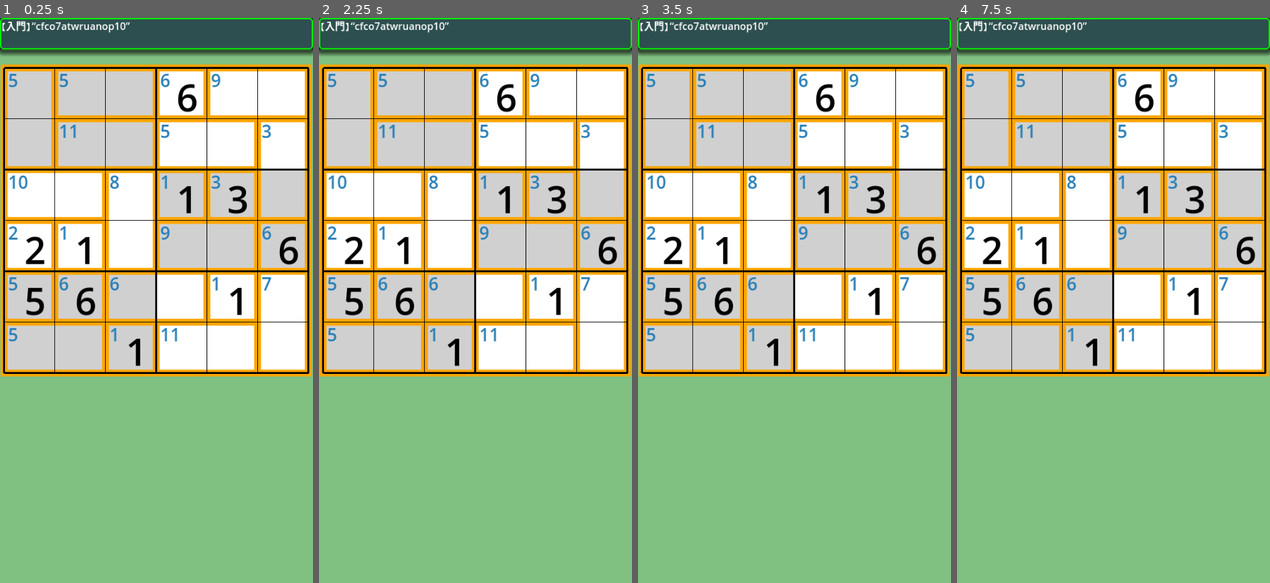
Above: before the commit, frames 1-4 (left to right).
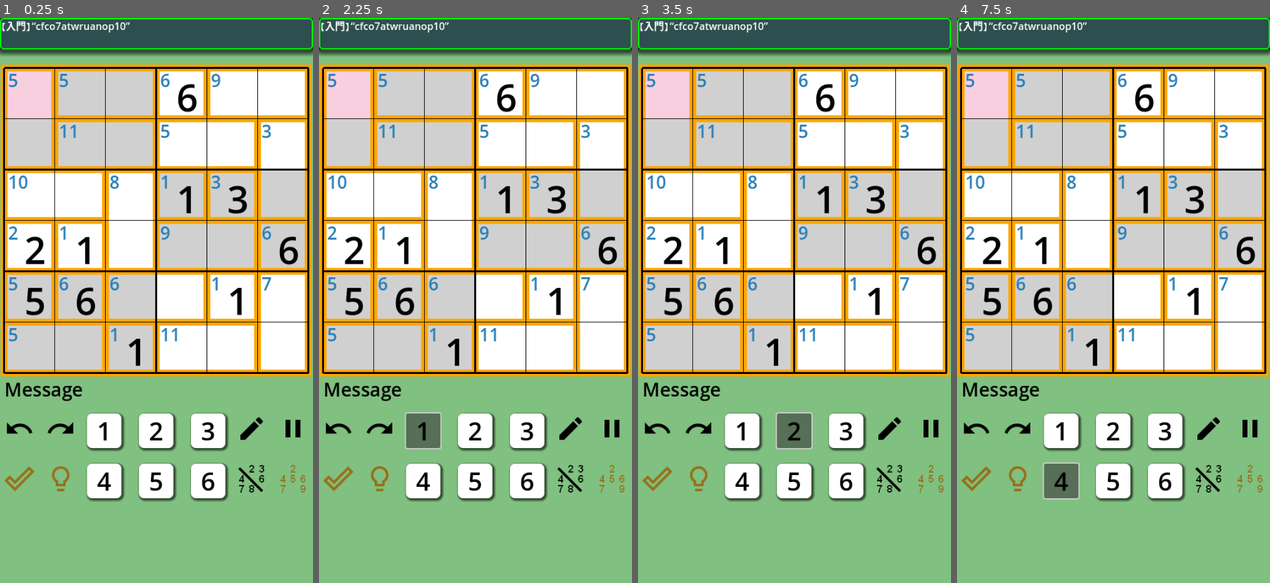
Above: after the commit, the same moments.

Repository: vivisuke/GD4KillerSudoku6
Game: Godot game, scene res://main_scene.tscn
The game is run twice, just before and just after one commit, with the same random seed, the same clock (stepped at 60 frames per second) and the same inputs.
Inputs (mouse positions are in pixels of both pictures, inside the frame that each line leads up to):
- Up to frame 1 (0.25 s): no input
- Up to frame 2 (2.25 s): click (337, 430) at 0.52 s; click (378, 430) at 1.27 s; click (422, 430) at 2 s, where only the run after the commit has a clickable "1"
- Up to frame 3 (3.5 s): click (794, 430) at 2.75 s, where only the run after the commit has a clickable "2"
- Up to frame 4 (7.5 s): click (1163, 430) at 3.5 s, where only the run after the commit has a clickable "3"; click (1207, 430) at 4.27 s; click (1251, 430) at 5.02 s; click (975, 481) at 5.77 s; click (1016, 481) at 6.52 s; click (1060, 481) at 7.25 s, where only the run after the commit has a clickable "4"

The runs differ from the first frame. In frame 1, 7.2% of the frame differs, in the area x 1-98%, y 9-86%; in frame 2, 7.2%; in frame 3, 7.2%; in frame 4, 7.1%.

Commit message:
0020 ◎ C 04/05 04/05 0.001│ToDo│セルカーソル表示用タイルマップ設置

Diff:
--- a/GD4KillerSudoku6/main_scene.tscn
+++ b/GD4KillerSudoku6/main_scene.tscn
@@ -1,10 +1,46 @@
-[gd_scene load_steps=6 format=3 uid="uid://df63unibnxvr5"]
+[gd_scene load_steps=25 format=3 uid="uid://df63unibnxvr5"]
 
 [ext_resource type="Script" path="res://scripts/main_scene.gd" id="1_j8s1i"]
 [ext_resource type="Script" path="res://scripts/TitleBar.gd" id="1_ltfgv"]
 [ext_resource type="Script" path="res://scripts/Board.gd" id="2_n82ed"]
 [ext_resource type="Script" path="res://scripts/Grid.gd" id="3_kpcp0"]
 [ext_resource type="Script" path="res://scripts/CageGrid.gd" id="3_xly3w"]
+[ext_resource type="Texture2D" uid="uid://bbgobjrm6nkxf" path="res://images/lightpink_81x81.png" id="4_6xb5c"]
+[ext_resource type="Texture2D" uid="uid://cqec3tqrevdpa" path="res://images/undo_black.png" id="6_al8fh"]
+[ext_resource type="Texture2D" uid="uid://csupj8245mj3o" path="res://images/undo_white.png" id="7_mp20d"]
+[ext_resource type="Texture2D" uid="uid://b1vvkieh6sjf3" path="res://images/undo_gray.png" id="8_83f3t"]
+[ext_resource type="Texture2D" uid="uid://cvj6brboxtj1q" path="res://images/space10.png" id="9_8mpbk"]
+[ext_resource type="Texture2D" uid="uid://b151q57nusn3s" path="res://images/redo_black.png" id="10_rhvmb"]
+[ext_resource type="Texture2D" uid="uid://cmqujhuw7k6rj" path="res://images/redo_white.png" id="11_pfk2j"]
+[ext_resource type="Texture2D" uid="uid://bn4ufuo8thvrx" path="res://images/redo_gray.png" id="12_dbcp6"]
+[ext_resource type="Texture2D" uid="uid://it0eddfgj7sb" path="res://images/space20.png" id="13_fek0i"]
+[ext_resource type="Texture2D" uid="uid://ct15mdlkveiit" path="res://images/edit_black.png" id="14_vf4va"]
+[ext_resource type="Texture2D" uid="uid://b7141qep11cnj" path="res://images/pause_black.png" id="15_o8hf8"]
+[ext_resource type="Texture2D" uid="uid://0fbmfla731tm" path="res://images/done_gold.png" id="16_kqex0"]
+[ext_resource type="Texture2D" uid="uid://b2u05a47ei3hu" path="res://images/lightbulb_gold.png" id="17_l0r4j"]
+[ext_resource type="Texture2D" uid="uid://dqpj3aq71555v" path="res://images/delMemo.png" id="18_ot622"]
+[ext_resource type="Texture2D" uid="uid://cbw1phdyy6ej4" path="res://images/auto_candidates_gold.png" id="19_724fu"]
+
+[sub_resource type="TileSetAtlasSource" id="TileSetAtlasSource_l5jc0"]
+texture = ExtResource("4_6xb5c")
+texture_region_size = Vector2i(81, 81)
+0:0/0 = 0
+
+[sub_resource type="TileSet" id="TileSet_sghhw"]
+tile_size = Vector2i(81, 81)
+sources/0 = SubResource("TileSetAtlasSource_l5jc0")
+
+[sub_resource type="StyleBoxFlat" id="StyleBoxFlat_rp0c4"]
+bg_color = Color(1, 1, 1, 1)
+corner_radius_top_left = 8
+corner_radius_top_right = 8
+corner_radius_bottom_right = 8
+corner_radius_bottom_left = 8
+shadow_size = 4
+shadow_offset = Vector2(2, 2)
+
+[sub_resource type="StyleBoxFlat" id="StyleBoxFlat_1av8t"]
+bg_color = Color(0.160784, 0.501961, 0.72549, 1)
 
 [node name="MainScene" type="Node2D"]
 script = ExtResource("1_j8s1i")
@@ -32,6 +68,11 @@
 offset_bottom = 566.0
 script = ExtResource("2_n82ed")
 
+[node name="TileMap" type="TileMap" parent="Board"]
+tile_set = SubResource("TileSet_sghhw")
+format = 2
+layer_0/tile_data = PackedInt32Array(0, 0, 0)
+
 [node name="CageGrid" type="ColorRect" parent="Board"]
 layout_mode = 0
 offset_right = 40.0
@@ -45,3 +86,178 @@
 offset_bottom = 40.0
 color = Color(1, 1, 1, 0)
 script = ExtResource("3_kpcp0")
+
+[node name="MessLabel" type="Label" parent="."]
+offset_left = 7.0
+offset_top = 570.0
+offset_right = 492.0
+offset_bottom = 618.0
+theme_override_colors/font_color = Color(0, 0, 0, 1)
+theme_override_font_sizes/font_size = 30
+text = "Message"
+
+[node name="HBC1" type="HBoxContainer" parent="."]
+offset_top = 630.0
+offset_right = 500.0
+offset_bottom = 685.0
+alignment = 1
+
+[node name="UndoButton" type="TextureButton" parent="HBC1"]
+layout_mode = 2
+texture_normal = ExtResource("6_al8fh")
+texture_pressed = ExtResource("7_mp20d")
+texture_disabled = ExtResource("8_83f3t")
+
+[node name="Space1" type="TextureRect" parent="HBC1"]
+layout_mode = 2
+texture = ExtResource("9_8mpbk")
+
+[node name="RedoButton" type="TextureButton" parent="HBC1"]
+layout_mode = 2
+texture_normal = ExtResource("10_rhvmb")
+texture_pressed = ExtResource("11_pfk2j")
+texture_disabled = ExtResource("12_dbcp6")
+
+[node name="Space2" type="TextureRect" parent="HBC1"]
+layout_mode = 2
+texture = ExtResource("9_8mpbk")
+
+[node name="Button1" type="Button" parent="HBC1"]
+custom_minimum_size = Vector2(55, 55)
+layout_mode = 2
+theme_override_colors/font_color = Color(0, 0, 0, 1)
+theme_override_colors/font_pressed_color = Color(0, 0, 0, 1)
+theme_override_colors/font_hover_color = Color(0, 0, 0, 1)
+theme_override_font_sizes/font_size = 40
+theme_override_styles/normal = SubResource("StyleBoxFlat_rp0c4")
+theme_override_styles/pressed = SubResource("StyleBoxFlat_1av8t")
+text = "1"
+
+[node name="Space3" type="TextureRect" parent="HBC1"]
+layout_mode = 2
+texture = ExtResource("13_fek0i")
+
+[node name="Button2" type="Button" parent="HBC1"]
+custom_minimum_size = Vector2(55, 55)
+layout_mode = 2
+theme_override_colors/font_color = Color(0, 0, 0, 1)
+theme_override_colors/font_pressed_color = Color(0, 0, 0, 1)
+theme_override_colors/font_hover_color = Color(0, 0, 0, 1)
+theme_override_font_sizes/font_size = 40
+theme_override_styles/normal = SubResource("StyleBoxFlat_rp0c4")
+theme_override_styles/pressed = SubResource("StyleBoxFlat_1av8t")
+text = "2
+"
+
+[node name="Space4" type="TextureRect" parent="HBC1"]
+layout_mode = 2
+texture = ExtResource("13_fek0i")
+
+[node name="Button3" type="Button" parent="HBC1"]
+custom_minimum_size = Vector2(55, 55)
+layout_mode = 2
+theme_override_colors/font_color = Color(0, 0, 0, 1)
+theme_override_colors/font_pressed_color = Color(0, 0, 0, 1)
+theme_override_colors/font_hover_color = Color(0, 0, 0, 1)
+theme_override_font_sizes/font_size = 40
+theme_override_styles/normal = SubResource("StyleBoxFlat_rp0c4")
+theme_override_styles/pressed = SubResource("StyleBoxFlat_1av8t")
+text = "3
+"
+
+[node name="Space5" type="TextureRect" parent="HBC1"]
+layout_mode = 2
+texture = ExtResource("9_8mpbk")
+
+[node name="MemoButton" type="TextureButton" parent="HBC1"]
+layout_mode = 2
+texture_normal = ExtResource("14_vf4va")
+
+[node name="Space6" type="TextureRect" parent="HBC1"]
+layout_mode = 2
+texture = ExtResource("9_8mpbk")
+
+[node name="PauseButton" type="TextureButton" parent="HBC1"]
+layout_mode = 2
+texture_normal = ExtResource("15_o8hf8")
+
+[node name="HBC2" type="HBoxContainer" parent="."]
+offset_top = 710.0
+offset_right = 500.0
+offset_bottom = 765.0
+alignment = 1
+
+[node name="CheckButton" type="TextureButton" parent="HBC2"]
+layout_mode = 2
+texture_normal = ExtResource("16_kqex0")
+
+[node name="Space1" type="TextureRect" parent="HBC2"]
+layout_mode = 2
+texture = ExtResource("9_8mpbk")
+
+[node name="HintButton" type="TextureButton" parent="HBC2"]
+layout_mode = 2
+texture_normal = ExtResource("17_l0r4j")
+
+[node name="Space2" type="TextureRect" parent="HBC2"]
+layout_mode = 2
+texture = ExtResource("9_8mpbk")
+
+[node name="Button1" type="Button" parent="HBC2"]
+custom_minimum_size = Vector2(55, 55)
+layout_mode = 2
+theme_override_colors/font_color = Color(0, 0, 0, 1)
+theme_override_colors/font_pressed_color = Color(0, 0, 0, 1)
+theme_override_colors/font_hover_color = Color(0, 0, 0, 1)
+theme_override_font_sizes/font_size = 40
+theme_override_styles/normal = SubResource("StyleBoxFlat_rp0c4")
+theme_override_styles/pressed = SubResource("StyleBoxFlat_1av8t")
+text = "4"
+
+[node name="Space3" type="TextureRect" parent="HBC2"]
+layout_mode = 2
+texture = ExtResource("13_fek0i")
+
+[node name="Button2" type="Button" parent="HBC2"]
+custom_minimum_size = Vector2(55, 55)
+layout_mode = 2
+theme_override_colors/font_color = Color(0, 0, 0, 1)
+theme_override_colors/font_pressed_color = Color(0, 0, 0, 1)
+theme_override_colors/font_hover_color = Color(0, 0, 0, 1)
+theme_override_font_sizes/font_size = 40
+theme_override_styles/normal = SubResource("StyleBoxFlat_rp0c4")
+theme_override_styles/pressed = SubResource("StyleBoxFlat_1av8t")
+text = "5
+"
+
+[node name="Space4" type="TextureRect" parent="HBC2"]
+layout_mode = 2
+texture = ExtResource("13_fek0i")
+
+[node name="Button3" type="Button" parent="HBC2"]
+custom_minimum_size = Vector2(55, 55)
+layout_mode = 2
+theme_override_colors/font_color = Color(0, 0, 0, 1)
+theme_override_colors/font_pressed_color = Color(0, 0, 0, 1)
+theme_override_colors/font_hover_color = Color(0, 0, 0, 1)
+theme_override_font_sizes/font_size = 40
+theme_override_styles/normal = SubResource("StyleBoxFlat_rp0c4")
+theme_override_styles/pressed = SubResource("StyleBoxFlat_1av8t")
+text = "6
+"
+
+[node name="Space5" type="TextureRect" parent="HBC2"]
+layout_mode = 2
+texture = ExtResource("9_8mpbk")
+
+[node name="DelMemoButton" type="TextureButton" parent="HBC2"]
+layout_mode = 2
+texture_normal = ExtResource("18_ot622")
+
+[node name="Space6" type="TextureRect" parent="HBC2"]
+layout_mode = 2
+texture = ExtResource("9_8mpbk")
+
+[node name="AutoMemoButton" type="TextureButton" parent="HBC2"]
+layout_mode = 2
+texture_normal = ExtResource("19_724fu")
Binary file added: GD4KillerSudoku6/images/auto_candidates.png
Not shown, added: GD4KillerSudoku6/images/auto_candidates.png.import
Binary file added: GD4KillerSudoku6/images/auto_candidates_gold.png
Not shown, added: GD4KillerSudoku6/images/auto_candidates_gold.png.import
Binary file added: GD4KillerSudoku6/images/auto_candidates_gray.png
Not shown, added: GD4KillerSudoku6/images/auto_candidates_gray.png.import
Binary file added: GD4KillerSudoku6/images/delMemo.png
Not shown, added: GD4KillerSudoku6/images/delMemo.png.import
Binary file added: GD4KillerSudoku6/images/delMemo_white.png
Not shown, added: GD4KillerSudoku6/images/delMemo_white.png.import
Binary file added: GD4KillerSudoku6/images/done_black.png
Not shown, added: GD4KillerSudoku6/images/done_black.png.import
(and 37 more such lines)
